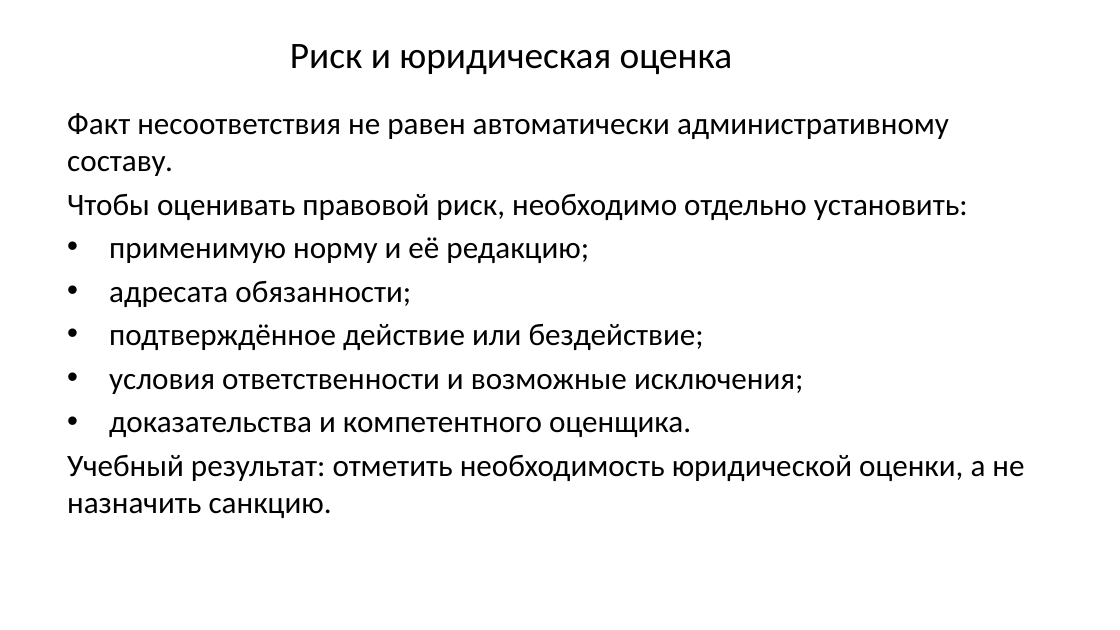
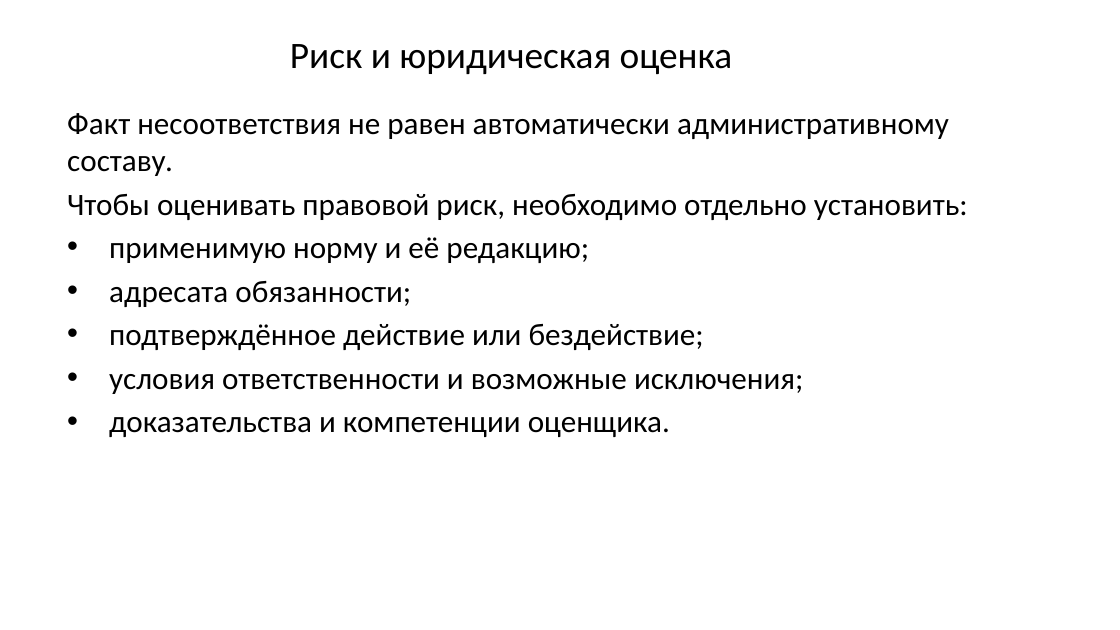
Before and after one commit to arasskazov/IFTIS-KII-2026, a slide deck: slide 8 of Lec_4/Lec_4_Модуль 4_1_Слайд-конспект.pptx. Drawn at 1120x630 pixels with LibreOffice and Linux fonts; fonts in the diff are those of the drawing; background and template pictures are left out. Boxes give left, top, right and bottom in pixels: in the first picture for what was removed or moved away, otherwise in the second. Text is boxed around its words. In the diff, an @@ line names an element or a change of style, - is before the commit and + after.

```diff
--- a/Lec_4/Lec_4_Модуль 4_1_Слайд-конспект.pptx
+++ b/Lec_4/Lec_4_Модуль 4_1_Слайд-конспект.pptx
@@ text at (x1=109, y1=417, x2=670, y2=437): text changed @@
-• доказательства и компетентного оценщика.
-Учебный результат: отметить необходимость юридической оценки, а не назначить санкцию.
+• доказательства и компетенции оценщика.
```
Also in this commit, not shown: 8 other slides changed, 1 slide added, 2 slides removed.
